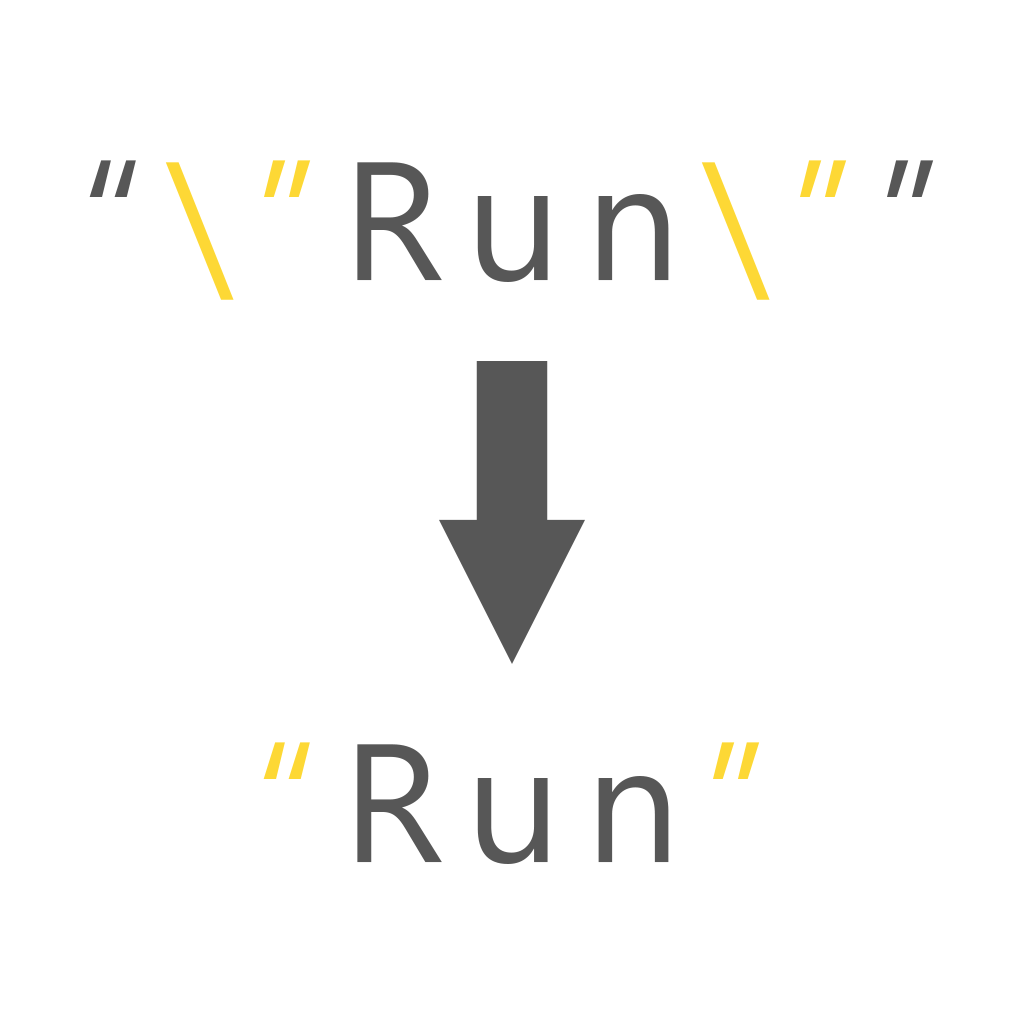
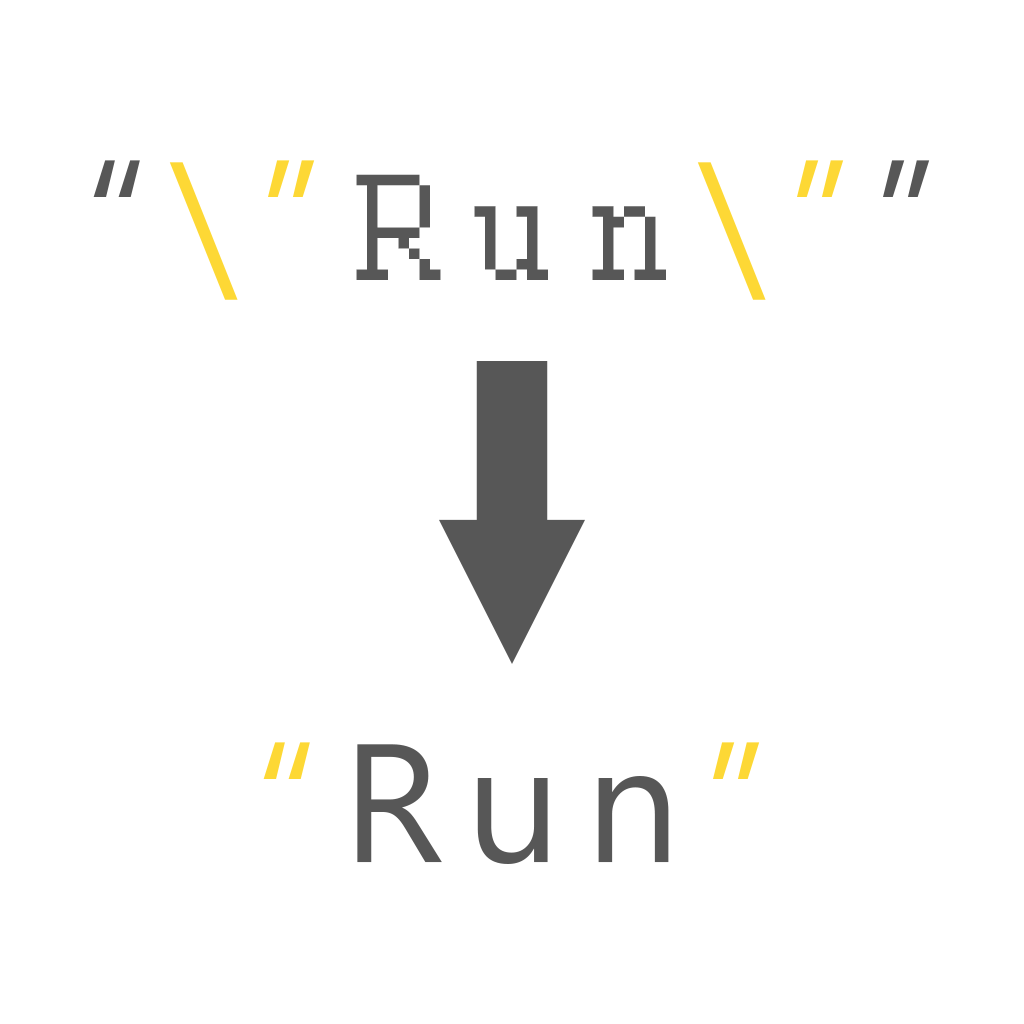
Layered file, before and after one edit (1024 x 1024). Changes by layer:
painted on "“\”Run\”” “Run”" over (89, 160, 934, 300)
